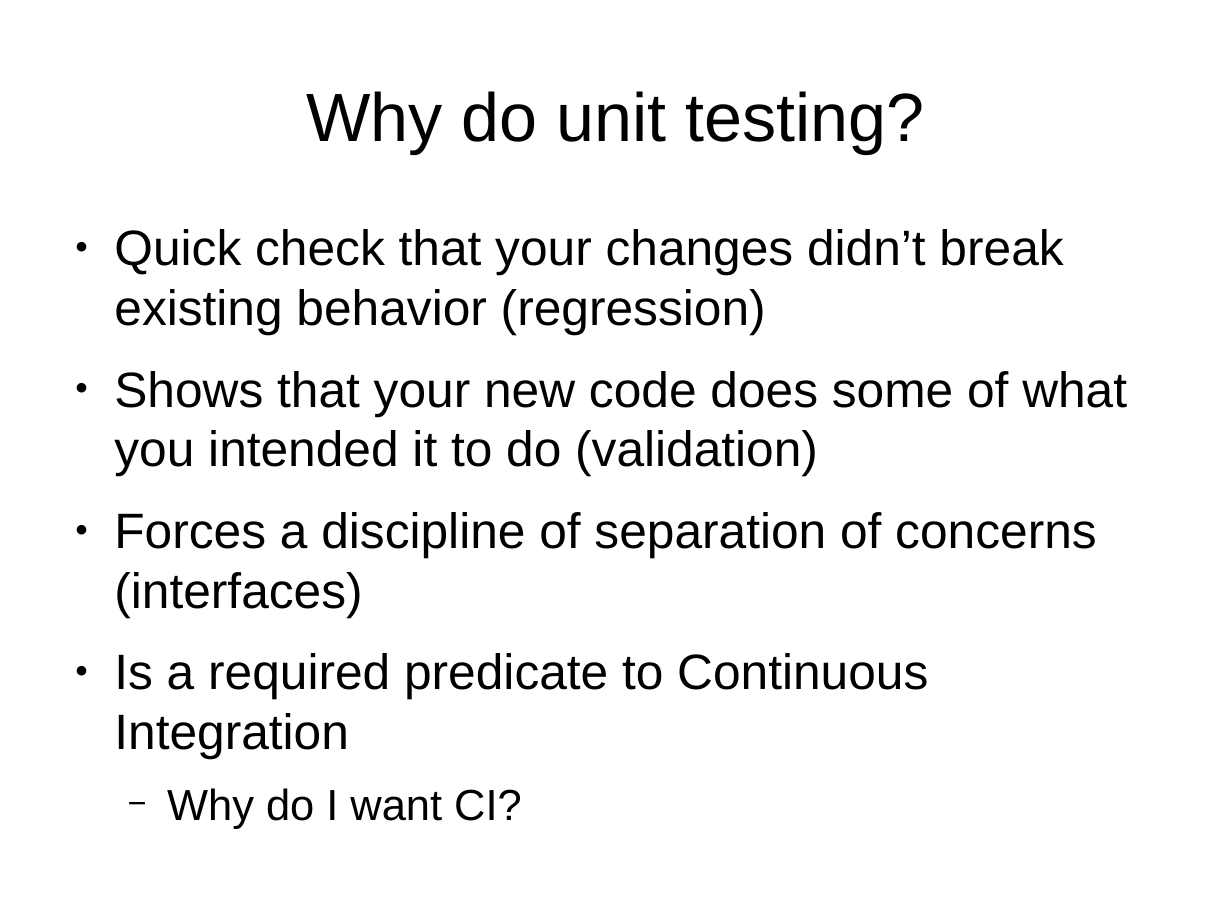
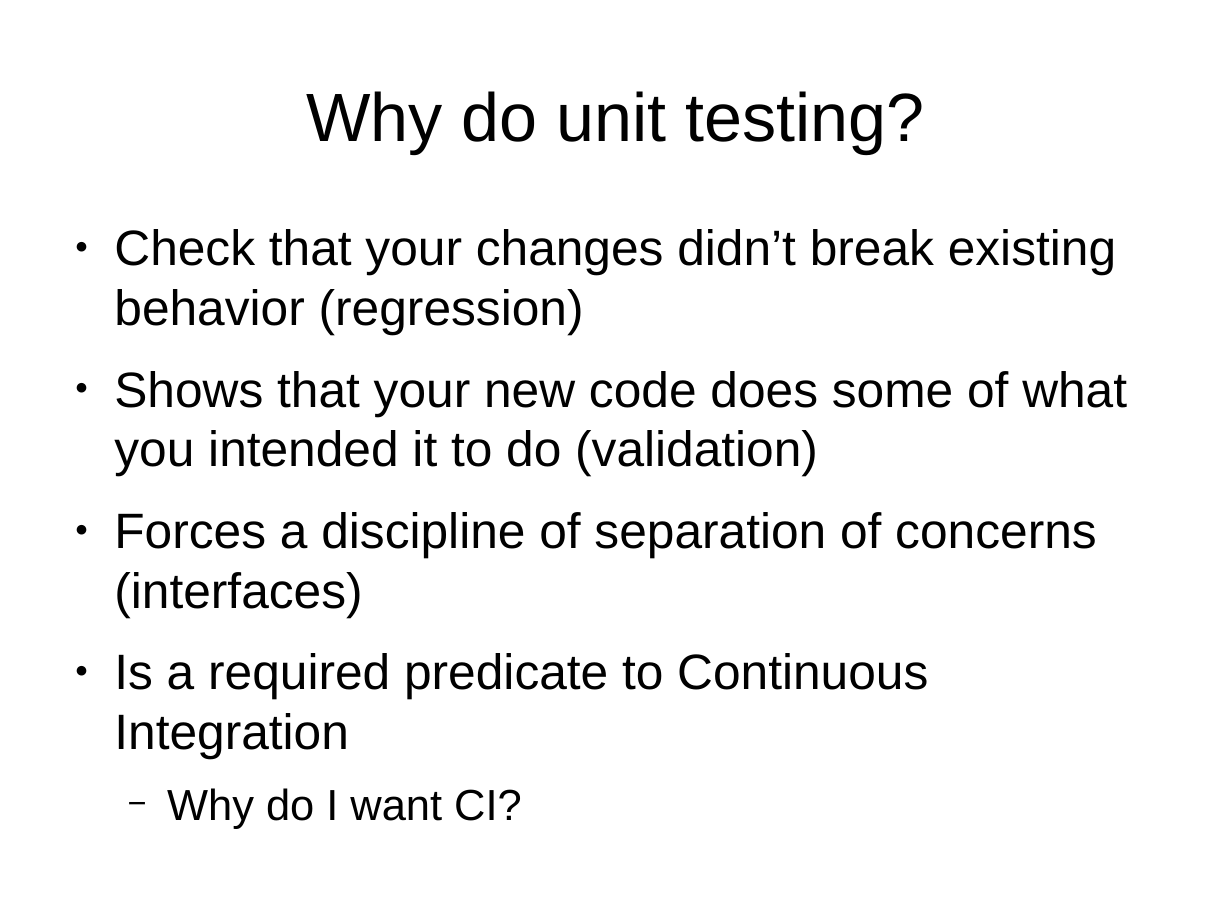
Before and after one commit to mwartell/unittest, a slide deck: slide 5 of unit-testing.odp. Drawn at 1232x924 pixels with LibreOffice and Linux fonts; fonts in the diff are those of the drawing. Boxes give left, top, right and bottom in pixels: in the first picture for what was removed or moved away, otherwise in the second. Text is boxed around its words. In the diff, an @@ line names an element or a change of style, - is before the commit and + after.

```diff
--- a/unit-testing.odp
+++ b/unit-testing.odp
@@ text at (x1=114, y1=229, x2=1116, y2=335): text changed @@
-● Quick check that your changes didn’t break existing behavior (regression)
+● Check that your changes didn’t break existing behavior (regression)
```
Also in this commit, not shown: 1 other slide changed, 2 slides added, 1 other file.
